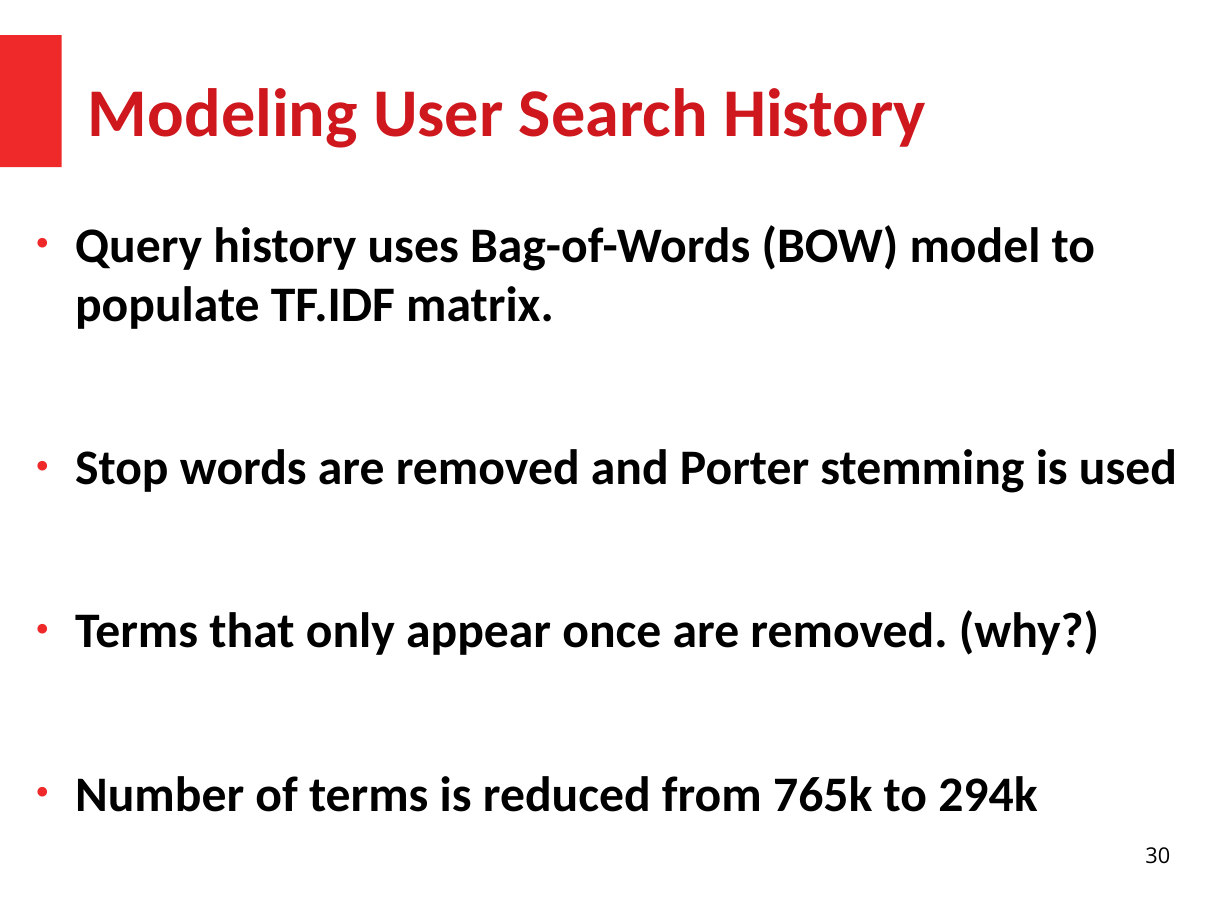
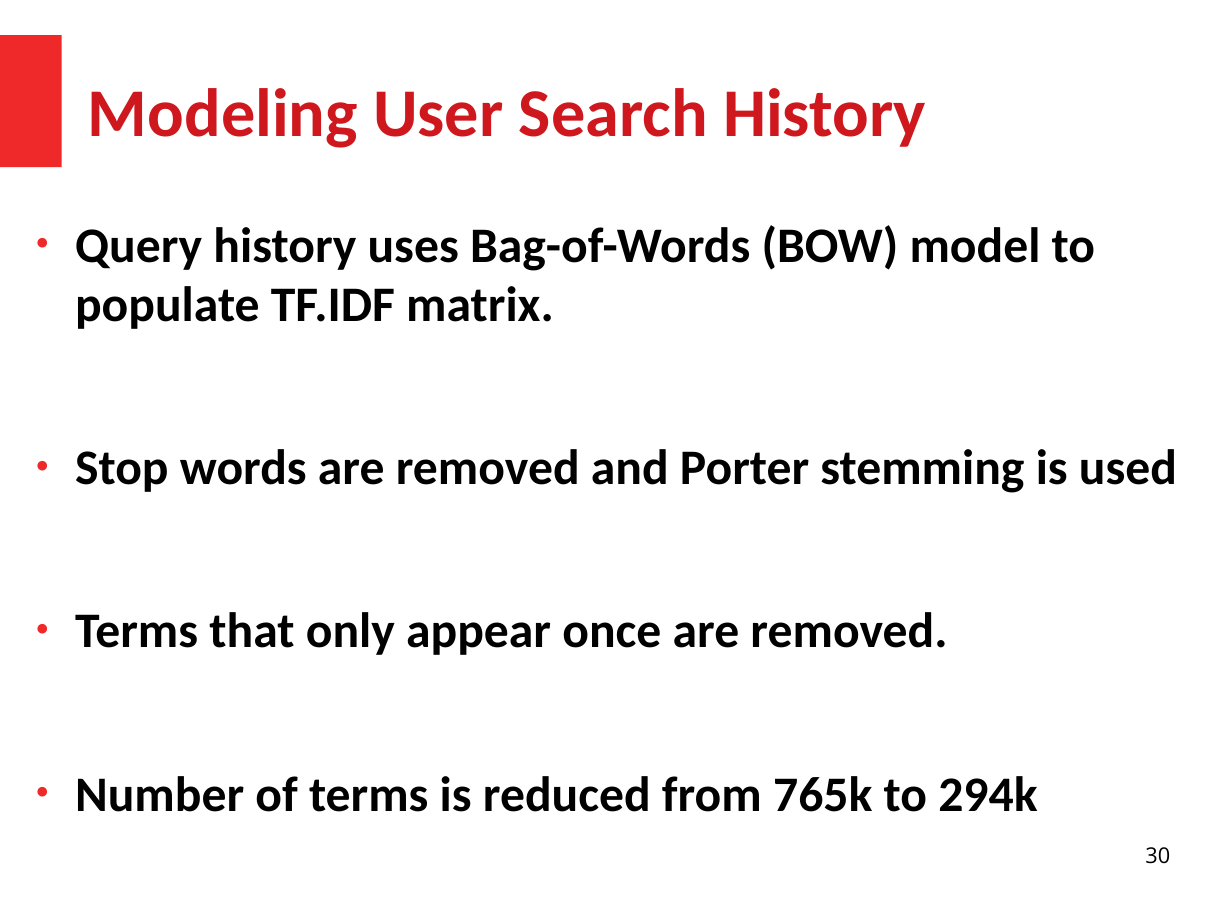
Before and after one commit to HussamHallak/cs834-f17, a slide deck: slide 30 of assignments/P4/P4.odp. Drawn at 1232x924 pixels with LibreOffice and Linux fonts; fonts in the diff are those of the drawing. Boxes give left, top, right and bottom in pixels: in the first picture for what was removed or moved away, otherwise in the second. Text is boxed around its words. In the diff, an @@ line names an element or a change of style, - is before the commit and + after.

```diff
--- a/assignments/P4/P4.odp
+++ b/assignments/P4/P4.odp
@@ text at box(75, 612, 947, 655): text changed @@
-● Terms that only appear once are removed. (why?)
+● Terms that only appear once are removed.
```
Also in this commit, not shown: 4 other slides changed, 1 other file.
